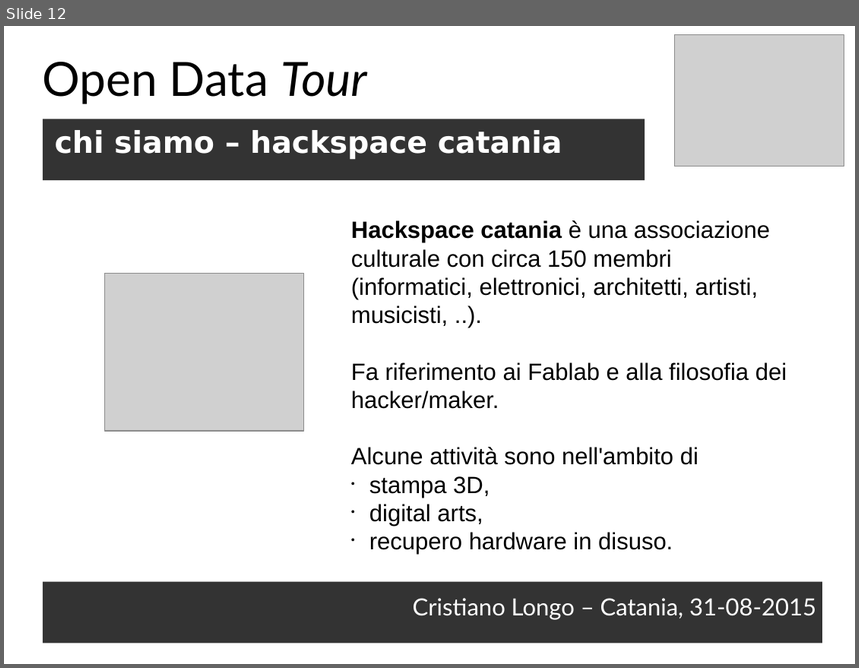
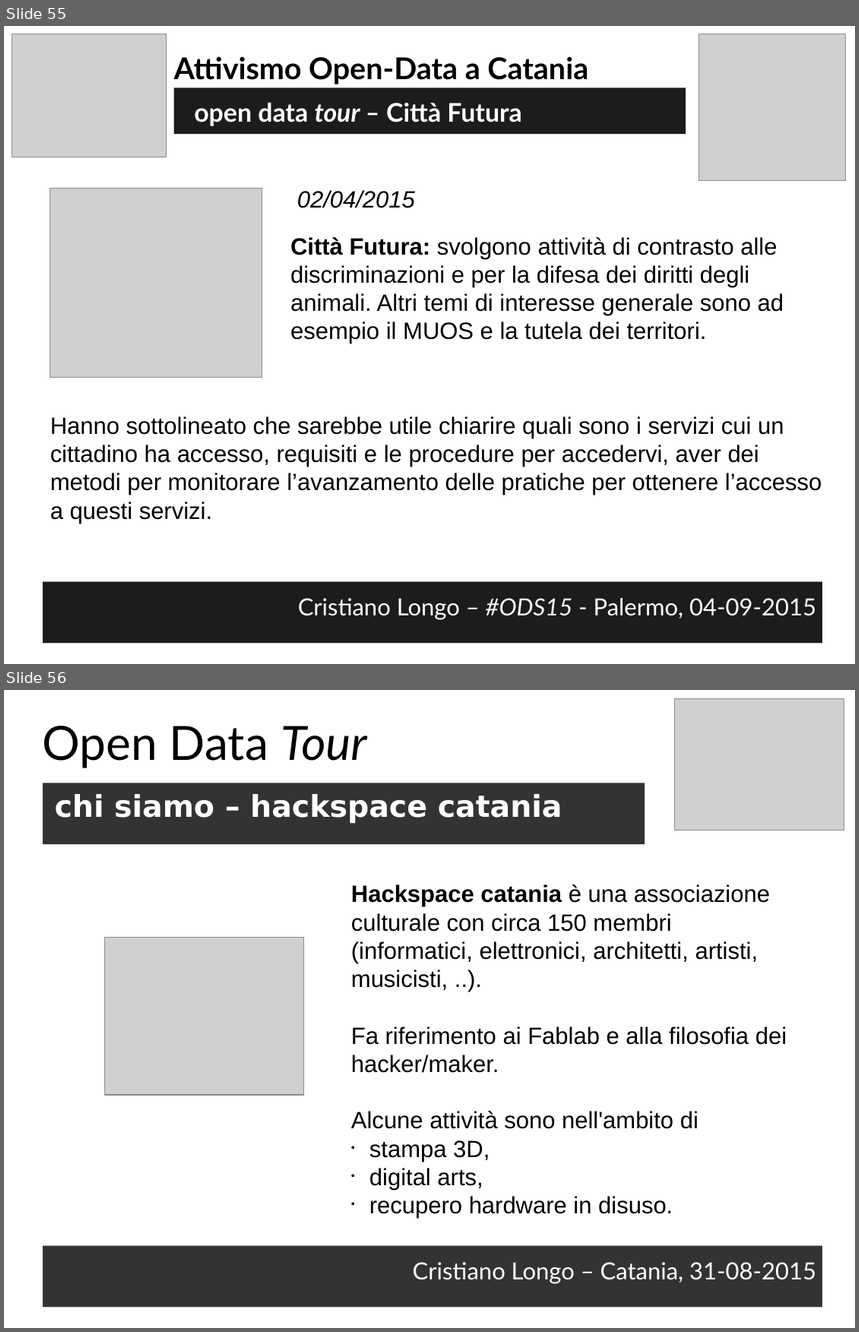
Before and after one commit to opendatahacklab/opendatahacklab.github.io, a slide deck: events/odt_ods15.odp. Shown one above the other, each under a label of ours: slide 12 before the commit, slides 55 and 56 after it. The pictures are 859x668 and 859x1332 pixels, drawn with LibreOffice and Linux fonts; fonts in the diff are those of the drawing; grey boxes stand for pictures. Boxes give left, top, right and bottom in pixels: in the first picture for what was removed or moved away, otherwise in the second. Text is boxed around its words. In the diff, an @@ line names an element or a change of style, - is before the commit and + after.

```diff
--- a/events/odt_ods15.odp
+++ b/events/odt_ods15.odp
@@ slide 55 added at <box>4,26,855,664</box>, background #FFFFFF @@
@@ picture added at <box>12,34,166,157</box> @@
@@ picture added at <box>699,34,846,180</box> @@
@@ text added at <box>174,56,588,85</box>, 28 pt, text #000000, bold @@
+Attivismo Open-Data a Catania
@@ text added at <box>174,88,686,134</box>, fill #1C1C1C, 24 pt, text #FFFFFF, bold @@
+open data tour – Città Futura
@@ picture added at <box>50,188,262,377</box> @@
@@ text added at <box>297,190,415,208</box>, 22 pt, text #000000, italic @@
+02/04/2015
@@ text added at <box>291,237,784,344</box>, 22 pt, text #000000 @@
+Città Futura: svolgono attività di contrasto alle discriminazioni e per la difesa dei diritti degli animali. Altri temi di interesse generale sono ad esempio il MUOS e la tutela dei territori.
@@ text added at <box>50,417,822,524</box>, 22 pt, text #000000 @@
+Hanno sottolineato che sarebbe utile chiarire quali sono i servizi cui un cittadino ha accesso, requisiti e le procedure per accedervi, aver dei metodi per monitorare l’avanzamento delle pratiche per ottenere l’accesso a questi servizi.
@@ text added at <box>43,582,823,643</box>, fill #1C1C1C, 22 pt, text #FFFFFF @@
+Cristiano Longo – #ODS15 - Palermo, 04-09-2015
@@ what was slide 12 is now slide 56 @@
```
Also in this commit, not shown: 3 slides changed, 44 other slides added, 73 slides removed.
